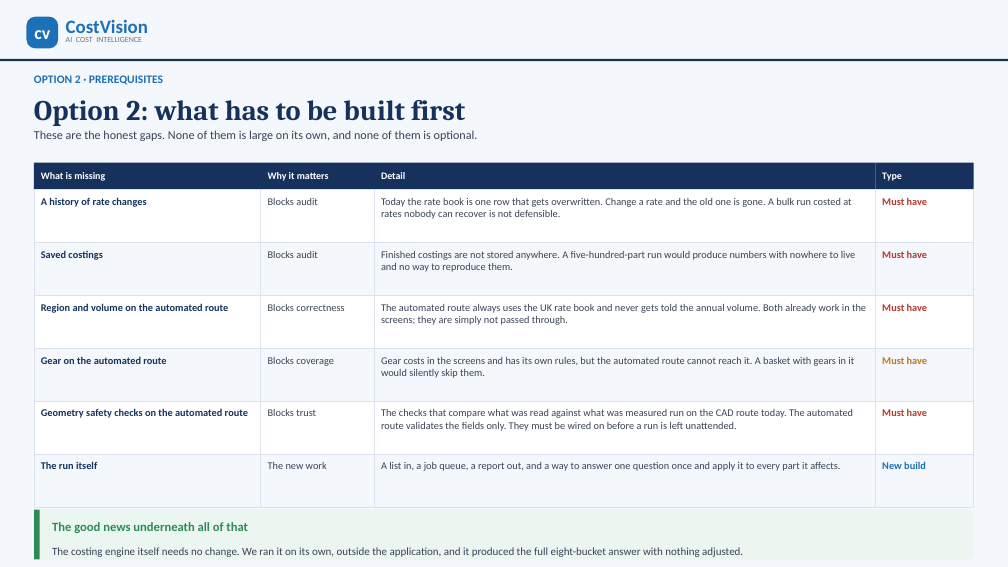
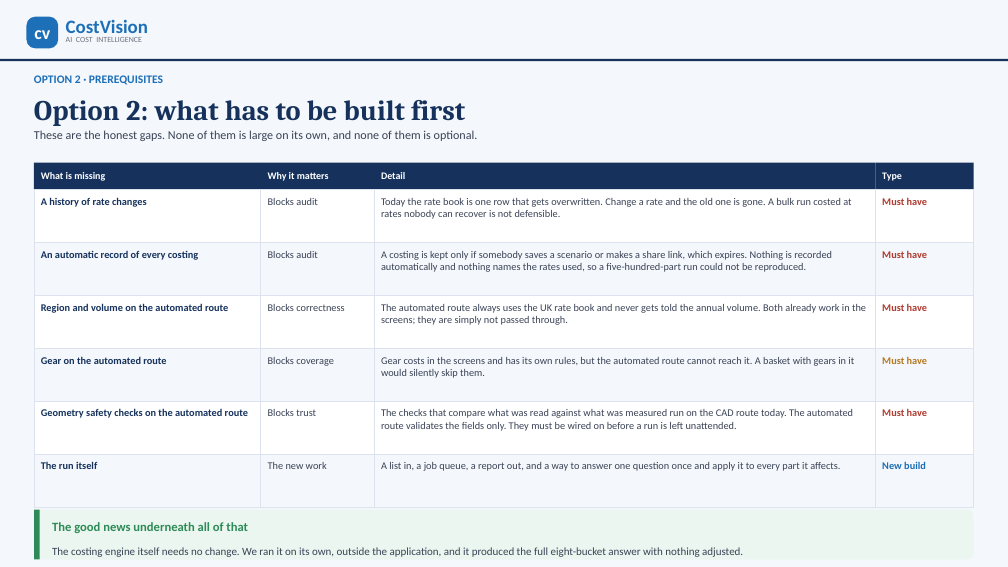
Before and after one commit to bhosaleavinash546/leamington-marathi, a slide deck: slide 15 of CostVision-CAPEE-Implementation-Options.pptx. Drawn at 1008x567 pixels with LibreOffice and Linux fonts; fonts in the diff are those of the drawing. Boxes give left, top, right and bottom in pixels: in the first picture for what was removed or moved away, otherwise in the second. Text is boxed around its words. In the diff, an @@ line names an element or a change of style, - is before the commit and + after.

```diff
--- a/CostVision-CAPEE-Implementation-Options.pptx
+++ b/CostVision-CAPEE-Implementation-Options.pptx
@@ text at bbox=[41, 251, 198, 260]: text changed @@
-Saved costings
+An automatic record of every costing
@@ text at bbox=[381, 251, 832, 272]: text changed @@
-Finished costings are not stored anywhere. A five-hundred-part run would produce numbers with nowhere to live and no way to reproduce them.
+A costing is kept only if somebody saves a scenario or makes a share link, which expires. Nothing is recorded automatically and nothing names the rates used, so a five-hundred-part run could not be reproduced.
```
Also in this commit, not shown: 9 other slides changed, 2 other files.
